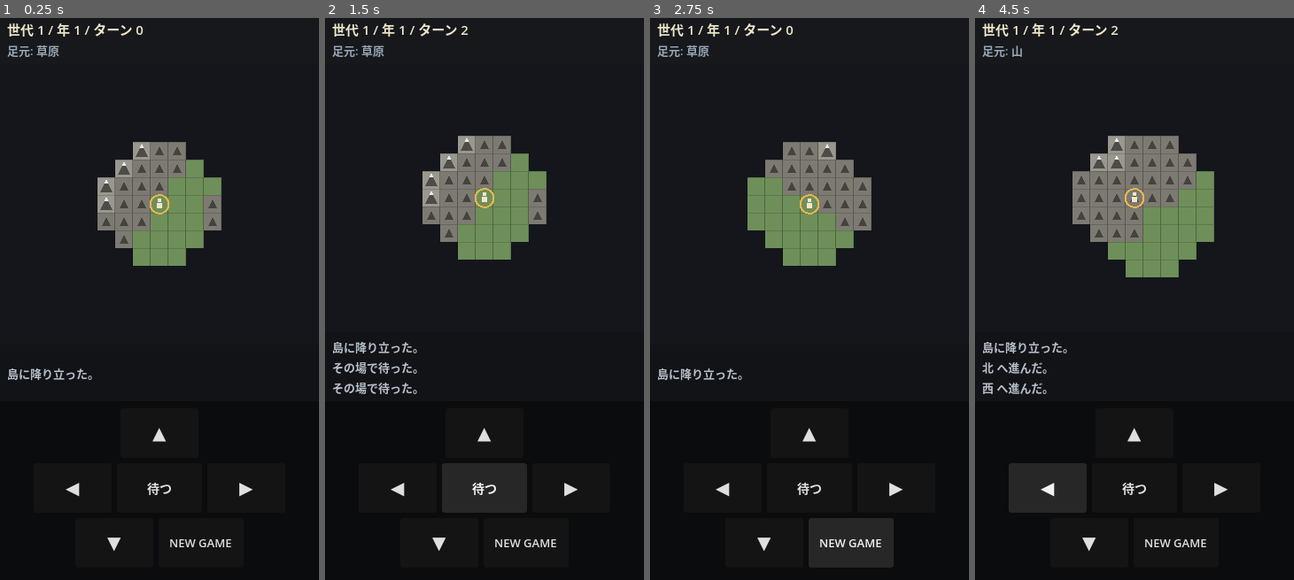
Above: before the commit, frames 1-4 (left to right).
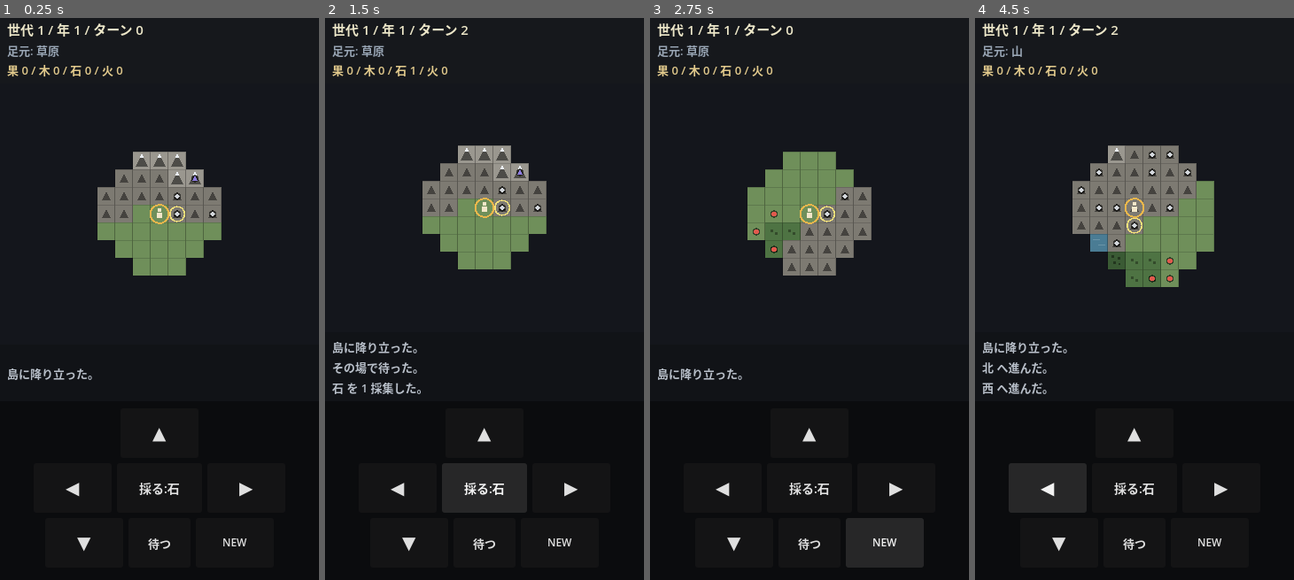
Above: after the commit, the same moments.

Repository: oraganohatake-bot/ancestors-game
Game: Godot game, scene res://scenes/Main.tscn
Same seed, same stepped clock (60 frames per second), same inputs: the game is played once before the commit and once after it.
Inputs (mouse positions are in pixels of both pictures, inside the frame that each line leads up to):
- Up to frame 1 (0.25 s): no input
- Up to frame 2 (1.5 s): click "待つ" at 0.5 s; click (484, 490) at 1.25 s, where only the run after the commit has a clickable "採る:石"
- Up to frame 3 (2.75 s): click "NEW GAME" (after the commit: "NEW") at 2 s
- Up to frame 4 (4.5 s): click "NEW GAME" (after the commit: "NEW") at 2.75 s; click "▲" at 3.5 s; click "◀" at 4.25 s

The runs differ from the first frame. In frame 1, 4.2% of the frame differs, in the area x 2-78%, y 8-95%; in frame 2, 4.5%; in frame 3, 4.7%, in the area x 2-86%, y 8-98%; in frame 4, 4.6%.

Commit message:
Add Godot Phase 2A: resources and gathering
「歩く → 資源を見つける → 採る → ターンが進む」までを Godot 版で成立させる。
CAMP・人口・資源枯渇 (集落圧) はまだ入れない。

- ResourceSystem: 資源ノードとインベントリ。Canvas版の「1地形=1資源」を踏襲し、
  小さい森=果物 / 大きい森=木 / 山=石 / 高い山=火打石 / 森に隣接した草原=果物。
  出現率も Canvas版の定数と同じ。座標ハッシュで配置するのでマップが同じなら
  資源も同じ位置に出る (map と同じ seed を共有)
- 採集: 足元 → 上下左右 の順に探索 (Canvas版 ACTION_DIRS と同じ優先順)。
  成功時のみターンを消費し、空振りではターンを損しない
- 採ると remaining が減り、0 で枯れてマーカーが消える。regrow は Phase 2B
  (TurnSystem._regrow_resources のフックに残してある)
- 表示: 資源マーカー (果=丸/木=横棒/石=菱形/火打石=三角) と採集対象のリング。
  HUD にインベントリ1行を追加
- 操作: 「採る」ボタン + E キー。採れる物が無いときはボタンを無効化して
  スマホでの空タップを防ぐ。ボタン表示は対象資源つき ("採る:石")

HTML 版は引き続き未変更。

Co-Authored-By: Claude Opus 4.8 <noreply@anthropic.com>

Diff:
--- a/godot/project.godot
+++ b/godot/project.godot
@@ -53,6 +53,11 @@
 , Object(InputEventKey,"resource_local_to_scene":false,"resource_name":"","device":-1,"window_id":0,"alt_pressed":false …(181 unchanged characters)…
 ]
 }
+gather={
+"deadzone": 0.2,
+"events": [Object(InputEventKey,"resource_local_to_scene":false,"resource_name":"","device":-1,"window_id":0,"alt_pressed":false,"shift_pressed":false,"ctrl_pressed":false,"meta_pressed":false,"pressed":false,"keycode":69,"physical_keycode":0,"key_label":0,"unicode":0,"location":0,"echo":false,"script":null)
+]
+}
 wait_turn={
 "deadzone": 0.2,
 "events": [Object(InputEventKey,"resource_local_to_scene":false,"resource_name":"","device":-1,"window_id":0,"alt_press …(190 unchanged characters)…
--- a/godot/scenes/Main.tscn
+++ b/godot/scenes/Main.tscn
@@ -59,6 +59,13 @@
 theme_override_colors/font_color = Color(0.596, 0.647, 0.706, 1)
 theme_override_font_sizes/font_size = 13
 text = "足元: 草原"
+
+[node name="InventoryLabel" type="Label" parent="Root/TopHud/HudRows"]
+unique_name_in_owner = true
+layout_mode = 2
+theme_override_colors/font_color = Color(0.886, 0.792, 0.549, 1)
+theme_override_font_sizes/font_size = 13
+text = "果 0 / 木 0 / 石 0 / 火 0"
 
 [node name="MapFrame" type="PanelContainer" parent="Root"]
 unique_name_in_owner = true
@@ -130,12 +137,12 @@
 theme_override_font_sizes/font_size = 20
 text = "◀"
 
-[node name="BtnWait" type="Button" parent="Root/Controls/Pad/RowMid"]
+[node name="BtnGather" type="Button" parent="Root/Controls/Pad/RowMid"]
 unique_name_in_owner = true
 custom_minimum_size = Vector2(96, 56)
 layout_mode = 2
 theme_override_font_sizes/font_size = 14
-text = "待つ"
+text = "採る"
 
 [node name="BtnRight" type="Button" parent="Root/Controls/Pad/RowMid"]
 unique_name_in_owner = true
@@ -156,9 +163,16 @@
 theme_override_font_sizes/font_size = 20
 text = "▼"
 
+[node name="BtnWait" type="Button" parent="Root/Controls/Pad/RowDown"]
+unique_name_in_owner = true
+custom_minimum_size = Vector2(70, 56)
+layout_mode = 2
+theme_override_font_sizes/font_size = 13
+text = "待つ"
+
 [node name="BtnNewGame" type="Button" parent="Root/Controls/Pad/RowDown"]
 unique_name_in_owner = true
-custom_minimum_size = Vector2(96, 56)
+custom_minimum_size = Vector2(88, 56)
 layout_mode = 2
-theme_override_font_sizes/font_size = 13
-text = "NEW GAME"
+theme_override_font_sizes/font_size = 12
+text = "NEW"
--- a/godot/scripts/Main.gd
+++ b/godot/scripts/Main.gd
@@ -25,6 +25,7 @@
 var map_gen := MapGenerator.new()
 var turn_system := TurnSystem.new()
 var player := PlayerController.new()
+var resources := ResourceSystem.new()
 
 var tiles: Array = []
 var log_lines: Array[String] = []
@@ -33,7 +34,9 @@
 @onready var map_camera: Camera2D = %MapCamera
 @onready var status_label: Label = %StatusLabel
 @onready var terrain_label: Label = %TerrainLabel
+@onready var inventory_label: Label = %InventoryLabel
 @onready var log_label: Label = %LogLabel
+@onready var btn_gather: Button = %BtnGather
 
 func _ready() -> void:
 	# 方向ボタン: 押しっぱなしでの連打は Phase 1 では不要 (1タップ1マス)
@@ -42,19 +45,24 @@
 	%BtnLeft.pressed.connect(_on_move_pressed.bind("left"))
 	%BtnRight.pressed.connect(_on_move_pressed.bind("right"))
 	%BtnWait.pressed.connect(_on_wait_pressed)
+	%BtnGather.pressed.connect(_on_gather_pressed)
 	%BtnNewGame.pressed.connect(new_game)
 	# SubViewportContainer.stretch = true なので SubViewport は
 	# コンテナサイズに自動追従する (端末ごとの縦横比はここで吸収される)。
 	new_game()
 
 func new_game() -> void:
-	tiles = map_gen.generate()
+	# マップと資源で同じ seed を使い、「このマップならこの資源配置」を固定する。
+	var seed_value := randi() & 0x7fffffff
+	tiles = map_gen.generate(seed_value)
+	resources.generate(tiles, seed_value)
+	resources.reset_inventory()
 	turn_system.reset()
 	player.place_at(map_gen.find_spawn(tiles))
 	player.reveal(tiles)
 	log_lines.clear()
 	_add_log("島に降り立った。")
-	map_view.setup(tiles, player)
+	map_view.setup(tiles, player, resources)
 	_refresh()
 
 # ── 入力 ─────────────────────────────────────────────────────────
@@ -66,7 +74,10 @@
 			_on_move_pressed(dir_name)
 			get_viewport().set_input_as_handled()
 			return
-	if event.is_action_pressed("wait_turn"):
+	if event.is_action_pressed("gather"):
+		_on_gather_pressed()
+		get_viewport().set_input_as_handled()
+	elif event.is_action_pressed("wait_turn"):
 		_on_wait_pressed()
 		get_viewport().set_input_as_handled()
 	elif event.is_action_pressed("new_game"):
@@ -86,6 +97,26 @@
 	_add_log("%s へ進んだ。" % _dir_label(dir_name))
 	_refresh()
 
+## 採集。足元→隣接の順に探し、見つかればターンを消費する。
+## 何も無ければターンは進めない (空振りでターンを損しない)。
+func _on_gather_pressed() -> void:
+	var target = resources.find_gather_target(player.grid_x, player.grid_y)
+	if target == null:
+		_add_log("近くに採集できるものがない。")
+		_refresh()
+		return
+	var got := resources.gather(target.x, target.y)
+	if got.is_empty():
+		_add_log("近くに採集できるものがない。")
+		_refresh()
+		return
+	turn_system.advance_turn()
+	var label: String = ResourceSystem.LABELS.get(got["type"], got["type"])
+	_add_log("%s を %d 採集した。" % [label, got["amount"]])
+	if got["depleted"]:
+		_add_log("ここは採り尽くした。")
+	_refresh()
+
 func _on_wait_pressed() -> void:
 	player.reveal(tiles)
 	turn_system.advance_turn()
@@ -94,14 +125,31 @@
 
 # ── 表示更新 ─────────────────────────────────────────────────────
 func _refresh() -> void:
+	# 採集対象を先に決めてから描く (マップ上の強調とボタン表示を一致させる)
+	var target = resources.find_gather_target(player.grid_x, player.grid_y)
+	map_view.gather_target = target
 	map_view.queue_redraw()
+	_update_gather_button(target)
 	# プレイヤー中心カメラ (マップは画面に収まらないのでスクロールさせる)
 	map_camera.position = Vector2(
 		player.grid_x * MapView.TILE_PX + MapView.TILE_PX * 0.5,
 		player.grid_y * MapView.TILE_PX + MapView.TILE_PX * 0.5)
 	status_label.text = turn_system.status_text()
 	terrain_label.text = "足元: %s" % _terrain_name(tiles[player.grid_y][player.grid_x])
+	inventory_label.text = resources.inventory_text()
 	log_label.text = "\n".join(log_lines)
+
+## 採れるものが無いときはボタンを無効化する。
+## 「押せるのに何も起きない」を無くしてスマホでの空タップを減らす。
+func _update_gather_button(target) -> void:
+	if target == null:
+		btn_gather.disabled = true
+		btn_gather.text = "採る"
+		return
+	btn_gather.disabled = false
+	var node := resources.node_at(target.x, target.y)
+	var type: String = node.get("type", "")
+	btn_gather.text = "採る:%s" % ResourceSystem.SHORT_LABELS.get(type, "?")
 
 func _add_log(line: String) -> void:
 	log_lines.append(line)
--- a/godot/scripts/MapView.gd
+++ b/godot/scripts/MapView.gd
@@ -31,12 +31,24 @@
 const COLOR_PLAYER := Color("f2e6c8")
 const COLOR_PLAYER_RING := Color("e8b64c")
 
+# 資源マーカーの色。地形色から浮くように彩度を上げ、種類を色で区別する。
+const RESOURCE_COLORS := {
+	ResourceSystem.FRUIT: Color("e05a4d"),
+	ResourceSystem.WOOD:  Color("c98a3e"),
+	ResourceSystem.STONE: Color("d3d7dc"),
+	ResourceSystem.FLINT: Color("8d7ce0"),
+}
+const COLOR_TARGET_RING := Color("f5e27a")  # 採集できる資源の強調
+
 var tiles: Array = []
 var player: PlayerController = null
+var resources: ResourceSystem = null
+var gather_target = null                    # Vector2i or null
 
-func setup(p_tiles: Array, p_player: PlayerController) -> void:
+func setup(p_tiles: Array, p_player: PlayerController, p_resources: ResourceSystem) -> void:
 	tiles = p_tiles
 	player = p_player
+	resources = p_resources
 	queue_redraw()
 
 func _draw() -> void:
@@ -55,8 +67,10 @@
 			var col: Color = COLORS.get(t, Color("505050"))
 			draw_rect(r, col, true)
 			_draw_tile_symbol(t, x, y, col)
+			_draw_resource(x, y)
 			draw_rect(r, COLOR_GRID, false, 1.0)
 
+	_draw_gather_target()
 	_draw_player()
 
 ## 地形ごとの小さな記号。ドット感を出しつつ地形を読めるようにする。
@@ -102,6 +116,43 @@
 			draw_rect(Rect2(ox + 3, oy + 6, 8, 1), lw, true)
 			draw_rect(Rect2(ox + 9, oy + 12, 8, 1), lw, true)
 
+## 資源マーカー。枯れたノードは描かない (採り尽くした場所が一目で分かる)。
+func _draw_resource(x: int, y: int) -> void:
+	if resources == null:
+		return
+	var node := resources.node_at(x, y)
+	if node.is_empty() or node["remaining"] <= 0:
+		return
+	var type: String = node["type"]
+	var col: Color = RESOURCE_COLORS.get(type, Color.WHITE)
+	var cx := x * TILE_PX + TILE_PX * 0.5
+	var cy := y * TILE_PX + TILE_PX * 0.5
+
+	# 背面の暗い縁取り。地形色に埋もれないようにする。
+	draw_circle(Vector2(cx, cy), 4.2, Color(0, 0, 0, 0.55))
+	match type:
+		ResourceSystem.FRUIT:
+			draw_circle(Vector2(cx, cy), 3.0, col)          # 実: 丸
+		ResourceSystem.WOOD:
+			draw_rect(Rect2(cx - 3, cy - 1.5, 6, 3), col, true)   # 枝: 横棒
+		ResourceSystem.STONE:
+			draw_colored_polygon(PackedVector2Array([        # 石: 四角を傾けた形
+				Vector2(cx, cy - 3), Vector2(cx + 3, cy),
+				Vector2(cx, cy + 3), Vector2(cx - 3, cy)]), col)
+		ResourceSystem.FLINT:
+			draw_colored_polygon(PackedVector2Array([        # 火打石: 鋭い三角
+				Vector2(cx, cy - 3.5), Vector2(cx + 3, cy + 2.5),
+				Vector2(cx - 3, cy + 2.5)]), col)
+
+## 今まさに採れる資源を囲む。「採集ボタンが何に効くか」を迷わせない。
+func _draw_gather_target() -> void:
+	if gather_target == null:
+		return
+	var t: Vector2i = gather_target
+	var cx := t.x * TILE_PX + TILE_PX * 0.5
+	var cy := t.y * TILE_PX + TILE_PX * 0.5
+	draw_arc(Vector2(cx, cy), TILE_PX * 0.42, 0, TAU, 16, COLOR_TARGET_RING, 1.5)
+
 func _draw_player() -> void:
 	var cx := player.grid_x * TILE_PX + TILE_PX * 0.5
 	var cy := player.grid_y * TILE_PX + TILE_PX * 0.5
--- /dev/null
+++ b/godot/scripts/ResourceSystem.gd
@@ -0,0 +1,162 @@
+extends RefCounted
+class_name ResourceSystem
+##
+## 資源ノードとインベントリ (Phase 2A)。
+##
+## Canvas版 (../game.js) の方針を踏襲:
+##   - 「1地形 = 1資源」。山で果物、森で石、のような混在をさせない
+##   - ノードは remaining を持ち、採ると減る。0 で枯れる
+##   - 出現判定は座標ハッシュなので、同じマップなら毎回同じ場所に出る
+##
+## Phase 2A で入れないもの (意図的):
+##   - regrow (再生)         … TurnSystem._regrow_resources() のフックに残す
+##   - 集落資源圧による枯渇   … CAMP/人口が入る Phase 2B 以降
+##   - 所持上限 / 納品        … BASE が入ってから
+##   - 太い枝 / 皮 / 肉       … クラフト・狩りと同時に入れる
+
+# 資源種別。文字列にしておくと辞書キー/セーブJSONにそのまま載せられる。
+const FRUIT := "fruit"
+const WOOD := "wood"
+const STONE := "stone"
+const FLINT := "flint"
+
+const ORDER: Array[String] = [FRUIT, WOOD, STONE, FLINT]
+
+const LABELS := {
+	FRUIT: "果物",
+	WOOD: "木",
+	STONE: "石",
+	FLINT: "火打石",
+}
+
+const SHORT_LABELS := {
+	FRUIT: "果",
+	WOOD: "木",
+	STONE: "石",
+	FLINT: "火",
+}
+
+# 地形ごとの出現率 (Canvas版の RESOURCE_* 定数と同じ値)
+const CHANCE_FOREST_FRUIT := 0.24        # 小さい森: 果物のみ
+const CHANCE_DEEP_FOREST_WOOD := 0.32    # 大きい森: 枝/木のみ
+const CHANCE_MOUNTAIN_STONE := 0.22      # 普通の山: 石のみ
+const CHANCE_HIGH_MOUNTAIN_FLINT := 0.26 # 高い山: フリントのみ
+const CHANCE_GRASS_FRUIT := 0.38         # 森に隣接した草原: 果物
+
+# ノードの初期量
+const MAX_REMAINING := {
+	FRUIT: 3,
+	WOOD: 8,
+	STONE: 5,
+	FLINT: 5,
+}
+
+const GATHER_AMOUNT := 1                 # 1回の採集で得られる量 (Canvas版 gatherAmount)
+
+## 資源ノード。キー "x,y" → { type, remaining, max_remaining, regrow_timer }
+var nodes: Dictionary = {}
+
+## プレイヤーの所持品。Phase 2A では上限なし。
+var inventory: Dictionary = {}
+
+func _init() -> void:
+	reset_inventory()
+
+func reset_inventory() -> void:
+	inventory = {}
+	for r in ORDER:
+		inventory[r] = 0
+
+## マップ全体に資源を配置する。外周1枚は除外 (海縁に資源が付かないように)。
+func generate(tiles: Array, seed_value: int) -> void:
+	nodes.clear()
+	var h: int = tiles.size()
+	var w: int = tiles[0].size()
+	for y in range(1, h - 1):
+		for x in range(1, w - 1):
+			var tile: int = tiles[y][x]
+			var n := _hash01(x, y, seed_value)
+			var type := ""
+			# 判定順は Canvas版と同じ。1地形1資源を崩さない。
+			if tile == MapGenerator.Tile.GRASS \
+					and _has_neighbor(tiles, x, y, MapGenerator.Tile.FOREST) \
+					and n < CHANCE_GRASS_FRUIT:
+				type = FRUIT
+			elif tile == MapGenerator.Tile.FOREST and n < CHANCE_FOREST_FRUIT:
+				type = FRUIT
+			elif tile == MapGenerator.Tile.DEEP_FOREST and n < CHANCE_DEEP_FOREST_WOOD:
+				type = WOOD
+			elif tile == MapGenerator.Tile.MOUNTAIN and n < CHANCE_MOUNTAIN_STONE:
+				type = STONE
+			elif tile == MapGenerator.Tile.HIGH_MOUNTAIN and n < CHANCE_HIGH_MOUNTAIN_FLINT:
+				type = FLINT
+			if type != "":
+				nodes["%d,%d" % [x, y]] = _make_node(type)
+
+func _make_node(type: String) -> Dictionary:
+	var m: int = MAX_REMAINING.get(type, 3)
+	return {"type": type, "remaining": m, "max_remaining": m, "regrow_timer": 0}
+
+## 座標ハッシュ 0.0-1.0。乱数ではなく座標から決まるので、
+## 同じマップなら資源の位置も毎回同じになる (Canvas版 seededNoise と同じ狙い)。
+func _hash01(x: int, y: int, seed_value: int) -> float:
+	var v := (x * 374761393 + y * 668265263 + seed_value * 2147483647) & 0x7fffffff
+	v = (v ^ (v >> 13)) * 1274126177
+	v = v & 0x7fffffff
+	return float(v % 100000) / 100000.0
+
+func _has_neighbor(tiles: Array, x: int, y: int, target: int) -> bool:
+	var h: int = tiles.size()
+	var w: int = tiles[0].size()
+	for d: Vector2i in [Vector2i(1, 0), Vector2i(-1, 0), Vector2i(0, 1), Vector2i(0, -1)]:
+		var nx: int = x + d.x
+		var ny: int = y + d.y
+		if nx < 0 or ny < 0 or nx >= w or ny >= h:
+			continue
+		if tiles[ny][nx] == target:
+			return true
+	return false
+
+## そのタイルの資源ノード。無ければ空辞書。
+func node_at(x: int, y: int) -> Dictionary:
+	return nodes.get("%d,%d" % [x, y], {})
+
+## 採取できる資源があるか (枯れたノードは false)。
+func has_gatherable(x: int, y: int) -> bool:
+	var n := node_at(x, y)
+	return not n.is_empty() and n["remaining"] > 0
+
+## 採集対象を探す。足元 → 上下左右 の順 (Canvas版 ACTION_DIRS と同じ優先順)。
+## 見つかれば Vector2i、無ければ null を返す。
+func find_gather_target(px: int, py: int):
+	for d: Vector2i in [Vector2i(0, 0), Vector2i(0, -1), Vector2i(1, 0), Vector2i(0, 1), Vector2i(-1, 0)]:
+		var x: int = px + d.x
+		var y: int = py + d.y
+		if has_gatherable(x, y):
+			return Vector2i(x, y)
+	return null
+
+## 採集する。成功したら { type, amount, depleted } を返す。失敗なら空辞書。
+func gather(x: int, y: int) -> Dictionary:
+	var key := "%d,%d" % [x, y]
+	if not nodes.has(key):
+		return {}
+	var node: Dictionary = nodes[key]
+	if node["remaining"] <= 0:
+		return {}
+	var type: String = node["type"]
+	var amount: int = mini(GATHER_AMOUNT, node["remaining"])
+	node["remaining"] -= amount
+	inventory[type] = inventory.get(type, 0) + amount
+	var depleted: bool = node["remaining"] <= 0
+	if depleted:
+		# Phase 2B で regrow を入れるときにここのタイマーを使う
+		node["regrow_timer"] = 0
+	return {"type": type, "amount": amount, "depleted": depleted}
+
+## HUD 用の1行表示。
+func inventory_text() -> String:
+	var parts: Array[String] = []
+	for r in ORDER:
+		parts.append("%s %d" % [SHORT_LABELS[r], inventory.get(r, 0)])
+	return " / ".join(parts)
--- a/godot/scripts/TurnSystem.gd
+++ b/godot/scripts/TurnSystem.gd
@@ -43,6 +43,8 @@
 
 # ── Phase 2 以降で実装するフック群 (今は意図的に空) ──────────────
 func _regrow_resources() -> void:
+	# Phase 2A では採り尽くしたノードは枯れたまま。
+	# ここで node["regrow_timer"] を進めて remaining を戻す予定 (Phase 2B)。
 	pass          # 資源回復 (森の果物 / 山の石 の regrow)
 
 func _grow_population() -> void:
Not shown, added: godot/scripts/ResourceSystem.gd.uid
